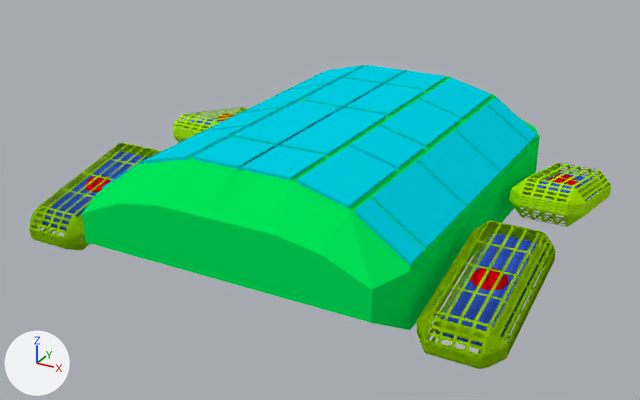
One commit to the Blender file Assets/Tank/Prefabs/HoverTank.blend: the scene before it, then after it.
Both versions are drawn from a camera (50 mm lens) standing at (8.19, -15.53, 7.0) and looking at (0.63, -1.79, 0.13). Arrows for +X, +Y and +Z are at lower left; the lights stay in place.

Names of what the first picture shows: 'Hover1', 'Hover2', 'MainBody'.
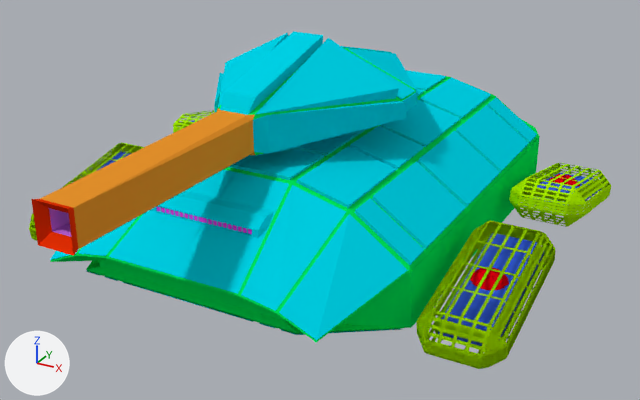
Location of each change, [x1, y1, x2, y2] in pixels of the pictures (640 x 400 px):
'MainBody', reshaped (7% wider)
    before: [82, 65, 540, 330]
    after: [50, 70, 540, 342]
'Cube', added
    after: [31, 31, 418, 256]
    faces in mat_armor_plates (cyan #00d3e7): [214, 31, 418, 156]
    faces in mat_gun (orange #e7932c): [40, 108, 256, 249]
    faces in mat_gun_front (red #e73104): [31, 199, 78, 256]
    faces in mat_main_plating (green #00e75a): [218, 48, 416, 155]
    faces in mat_gun_inside (purple #c86ee7): [49, 208, 71, 237]
part 1 of me_cube_005, added (pink)
    after: [156, 206, 252, 235]
part 2 of me_cube_005, added (cyan)
    after: [151, 190, 274, 238]
part 3 of me_cube_005, built on
    before: [82, 160, 428, 330]
    after: [50, 169, 428, 342]

The change, as a list of edits to the scene's bpy script:
```text
Add mat_window:
    mat_window = diffuse_material('Window')
    mat_window.base_color = (0.747, 0.0518, 0.8)  # pink #e040e7
Add mat_gun_front:
    mat_gun_front = diffuse_material('Gun Front')
    mat_gun_front.base_color = (0.8, 0.0306, 0.00136)  # red #e73104
Add mat_gun_inside:
    mat_gun_inside = diffuse_material('Gun Inside')
    mat_gun_inside.base_color = (0.58, 0.156, 0.8)  # purple #c86ee7
Add mat_gun:
    mat_gun = diffuse_material('Gun')
    mat_gun.base_color = (0.8, 0.29, 0.0251)  # orange #e7932c
Change me_cube_005:
    used by ob_mainbody; location = (0.0, 0.06, 0.0); scale = (1.0, 0.824, 1.0)
    remove me_cube_005.from_pydata(...)  # 350 vertices, 331 faces; spans x -3.35..0.05, y -5.43..5.43, z -1.0..1.3
    add me_cube_005.from_pydata(...)  # 800 vertices, 739 faces, 27 loose edges; spans x -3.35..0.05, y -6.91..5.43, z -1.0..1.3
    me_cube_005 part 1: a new loose piece of 328 vertices spanning x -0.98..0.0, y -5.77..-5.71, z 0.69..0.79
    me_cube_005 part 2: a new loose piece of 28 vertices spanning x -1.15..0.0, y -5.78..-4.84, z 0.54..0.95, in mat_armor_plates (cyan #00d3e7)
    me_cube_005 part 3
    12 vertices are removed from x -3.35..0.03, y -5.43..-4.43, z -1.0..1.25
    16 faces are deleted
    4 vertices move from x -2.21..-1.09, y -4.49..-4.43, z -1.0..1.25 to x -2.21..-1.09, y -4.49..-4.36, z -1.0..1.23
    91 vertices are added at x -3.35..0.04, y -6.91..-4.36, z -1.0..1.24
    8 new vertices lie (0.0, 0.11, 0.0) away from vertices in x -1.92..0.0, y -5.42, z 0.05..0.3
    7 new vertices lie (0.0, 0.16, 0.0) away from vertices in x -1.66..0.0, y -5.42, z 0.09..0.24
    27 loose edges are added
    50 new faces join them, mat_main_plating (green #00e75a)
    30 new faces join them, mat_armor_plates (cyan #00d3e7)
    add me_cube_005.materials.append(mat_window)  # pink #e040e7
Add me_cube_001:
    me_cube_001.from_pydata(...)  # 136 vertices, 119 faces; spans x 0.0..1.29, y -4.37..1.72, z -4.63..1.03
    # faces by material slot: [69, 35, 6, 6, 3]
    me_cube_001.materials.append(mat_armor_plates)  # cyan #00d3e7
    me_cube_001.materials.append(mat_main_plating)  # green #00e75a
    me_cube_001.materials.append(mat_gun)  # orange #e7932c
    me_cube_001.materials.append(mat_gun_front)  # red #e73104
    me_cube_001.materials.append(mat_gun_inside)  # purple #c86ee7
Add ob_cube:
    ob_cube = bpy.data.objects.new('Cube', me_cube_001)
    ob_cube.location = (0.0, -0.68, 2.76)
    ob_cube.scale = (1.6, 1.66, 0.385)
    _m = ob_cube.modifiers.new('Mirror', 'MIRROR')
    _m.use_clip = True
```
